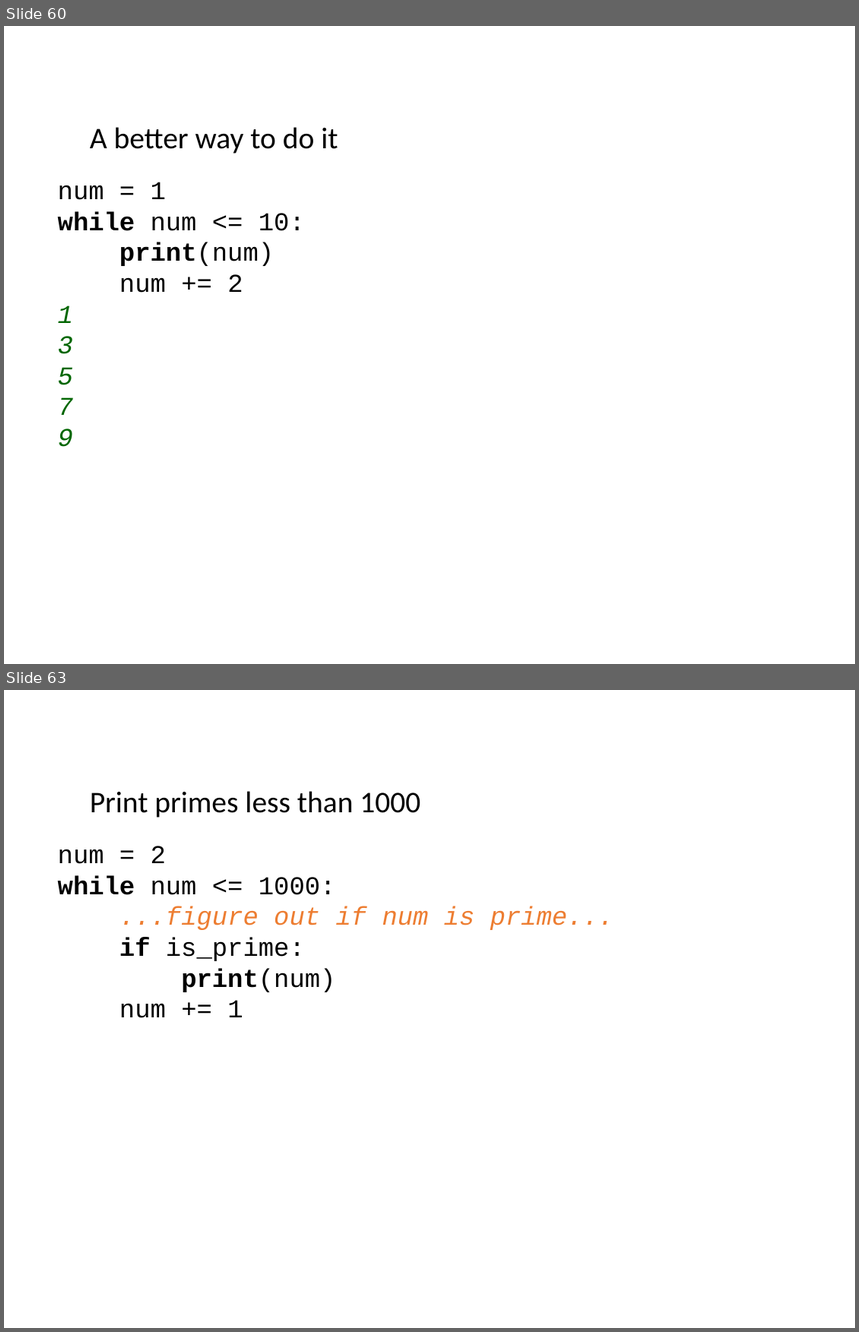
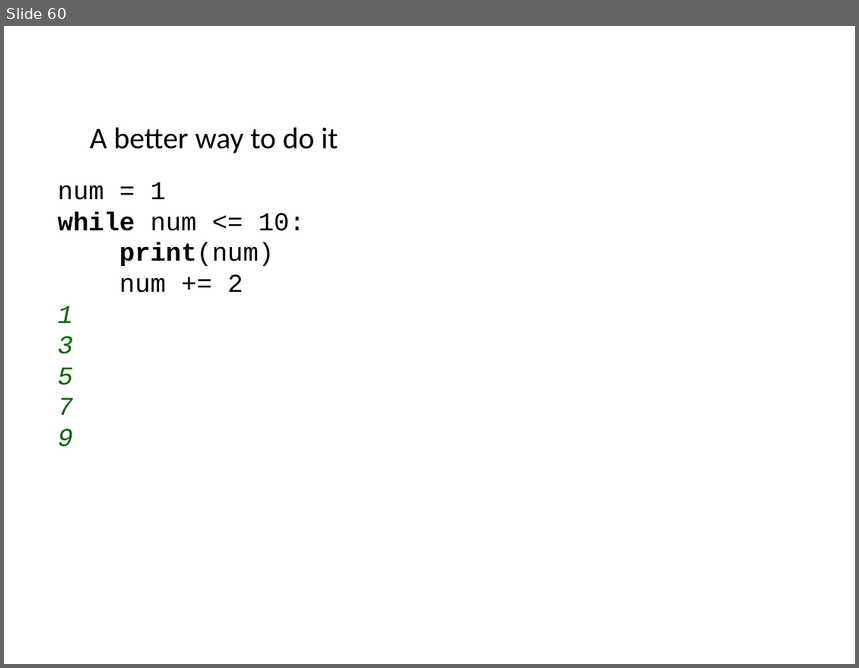
Before and after one commit to ncasuk/ncas-isc, a slide deck: python/presentations/learning_python/05_flow.pptx. Shown one above the other, each under a label of ours: slides 60 and 63 before the commit, slide 60 after it; the slides between them are not shown. The pictures are 859x1332 and 859x668 pixels, drawn with LibreOffice and Linux fonts; fonts in the diff are those of the drawing; background and template pictures are left out. Boxes give left, top, right and bottom in pixels: in the first picture for what was removed or moved away, otherwise in the second. Text is boxed around its words. In the diff, an @@ line names an element or a change of style, - is before the commit and + after.

Commit message:
corrected control flow slides. Removed stuff about primes

```diff
--- a/python/presentations/learning_python/05_flow.pptx
+++ b/python/presentations/learning_python/05_flow.pptx
@@ slide 63 removed at (x1=4, y1=690, x2=855, y2=1328), background picture (left out) @@
@@ text removed at (x1=90, y1=791, x2=420, y2=818) @@
-Print primes less than 1000
@@ text removed at (x1=58, y1=846, x2=614, y2=1018) @@
-num = 2
-while num <= 1000:
-...figure out if num is prime...
-if is_prime:
-print(num)
-num += 1
```
Also in this commit, not shown: 3 slides changed, 20 other slides removed, 1 other file.
